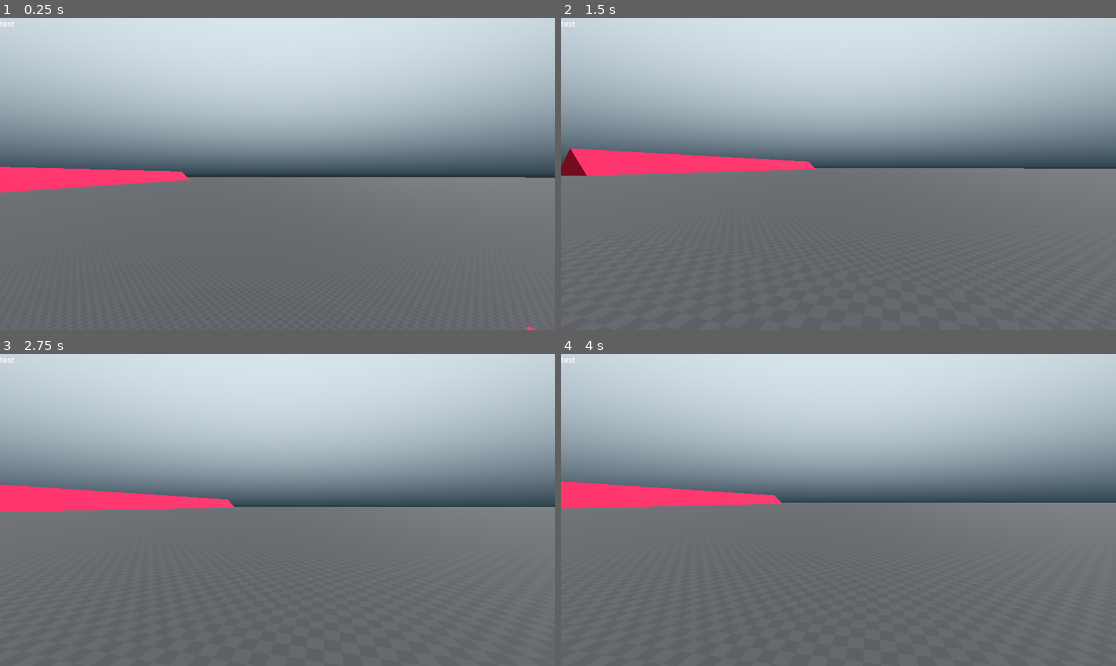
Above: before the commit, frames 1-4 (two rows, left to right).
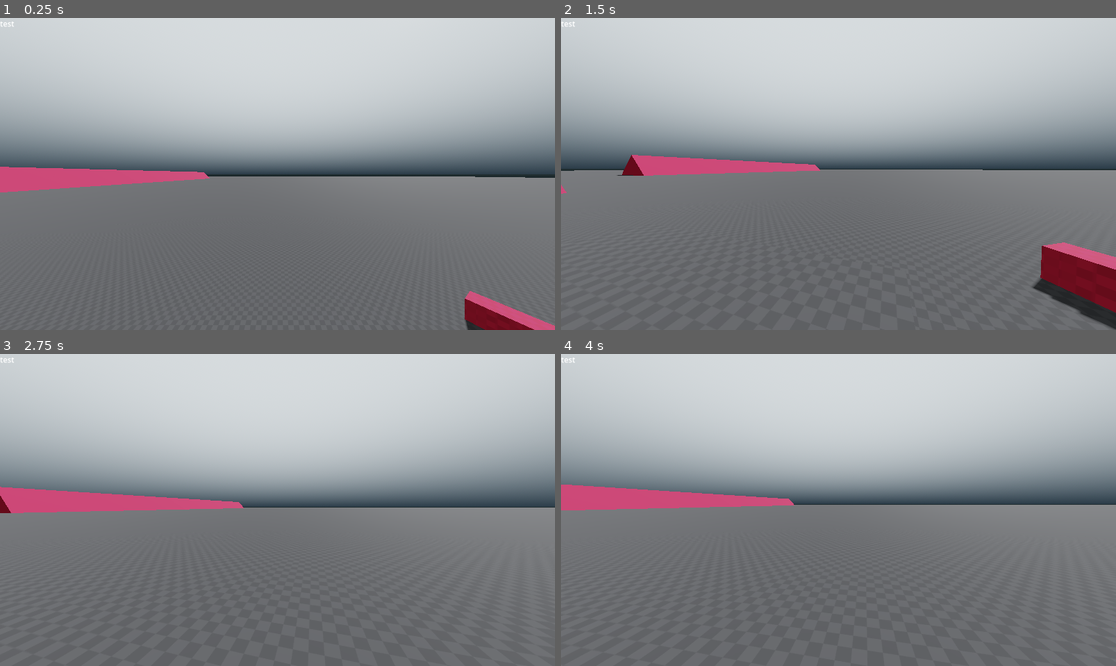
Above: after the commit, the same moments.

Repository: kyecedar/overpowering
Game: Godot game, scene res://scenes/World.tscn
Same seed, same stepped clock (60 frames per second), same inputs: the game is played once before the commit and once after it.
Inputs (mouse positions are in pixels of both pictures, inside the frame that each line leads up to):
- Up to frame 1 (0.25 s): no input
- Up to frame 2 (1.5 s): move the mouse to (960, 158) at 0.52 s; hold D (move_right) 0.53-1.28 s; tap Alt (move_crouch) at 0.6 s; click (960, 158) at 0.67 s; tap Space (move_jump) at 0.77 s; move the mouse to (810, 174) at 1.27 s; hold W (move_forward) from 1.28 s (still down); tap Shift (move_sprint) at 1.35 s
- Up to frame 3 (2.75 s): keep holding W (move_forward); tap Space (move_jump) at 1.52 s; move the mouse to (288, 503) at 2.02 s; tap Alt (move_crouch) at 2.1 s
- Up to frame 4 (4 s): keep holding W (move_forward); move the mouse to (832, 516) at 2.77 s; tap Shift (move_sprint) at 2.85 s; tap Space (move_jump) at 3.02, 3.77 s; move the mouse to (877, 513) at 3.52 s; tap Alt (move_crouch) at 3.6 s

The runs differ from the first frame. In frame 1, 6.4% of the frame differs, in the area x 0-100%, y 33-100%; in frame 2, 12%, in the area x 0-100%, y 30-100%; in frame 3, 7.5%; in frame 4, 9.4%.

Commit message:
fixed crouch clipping. added mega jump.

Diff:
--- a/project/default_env.tres
+++ b/project/default_env.tres
@@ -12,3 +12,14 @@
 [resource]
 background_mode = 2
 sky = SubResource("Sky_ek8yn")
+tonemap_mode = 2
+tonemap_exposure = 0.81
+tonemap_white = 1.03
+sdfgi_energy = 0.7
+volumetric_fog_enabled = true
+volumetric_fog_density = 0.02
+volumetric_fog_length = 500.0
+adjustment_enabled = true
+adjustment_brightness = 0.91
+adjustment_contrast = 1.11
+adjustment_saturation = 0.66
--- a/project/project.godot
+++ b/project/project.godot
@@ -56,6 +56,7 @@
 "events": [Object(InputEventKey,"resource_local_to_scene":false,"resource_name":"","device":-1,"window_id":0,"alt_press …(182 unchanged characters)…
 , Object(InputEventJoypadButton,"resource_local_to_scene":false,"resource_name":"","device":-1,"button_index":9,"pressure":0.0,"pressed":false,"script":null)
 , Object(InputEventMouseButton,"resource_local_to_scene":false,"resource_name":"","device":-1,"window_id":0,"alt_presse …(234 unchanged characters)…
+, Object(InputEventMouseButton,"resource_local_to_scene":false,"resource_name":"","device":-1,"window_id":0,"alt_pressed":false,"shift_pressed":false,"ctrl_pressed":false,"meta_pressed":false,"button_mask":8,"position":Vector2(235, 15),"global_position":Vector2(239, 58),"factor":1.0,"button_index":4,"pressed":true,"double_click":false,"script":null)
 ]
 }
 weapon_reload={
--- a/project/scenes/Player.tscn
+++ b/project/scenes/Player.tscn
@@ -1,11 +1,10 @@
-[gd_scene load_steps=5 format=3 uid="uid://hsa3asvkbe7t"]
+[gd_scene load_steps=4 format=3 uid="uid://hsa3asvkbe7t"]
 
 [ext_resource type="Script" path="res://scripts/player/player.gd" id="1_4tdso"]
-[ext_resource type="Environment" uid="uid://cacjnp37pwhc7" path="res://default_env.tres" id="2_5tc1w"]
 
 [sub_resource type="CapsuleShape3D" id="CapsuleShape3D_4lga4"]
 radius = 0.479
-height = 2.261
+height = 2.74
 
 [sub_resource type="CapsuleMesh" id="CapsuleMesh_s1c7i"]
 radius = 0.479
@@ -19,8 +18,8 @@
 transform = Transform3D(1, 0, 0, 0, 1, 0, 0, 0, 1, 0, 2.34622, 0)
 
 [node name="Camera" type="Camera3D" parent="Head"]
-environment = ExtResource("2_5tc1w")
 current = true
+fov = 90.0
 near = 0.01
 
 [node name="Collision" type="CollisionShape3D" parent="."]
@@ -31,10 +30,24 @@
 transform = Transform3D(1, 0, 0, 0, 1, 0, 0, 0, 1, 0, 1.37, 0)
 mesh = SubResource("CapsuleMesh_s1c7i")
 
-[node name="shadow" type="SpotLight3D" parent="."]
+[node name="LeadingBonkRay" type="RayCast3D" parent="."]
+transform = Transform3D(1, 0, 0, 0, 1, 0, 0, 0, 1, 0, 2.64, 0)
+target_position = Vector3(0, 0.1, 0)
+hit_from_inside = true
+
+[node name="BonkRay" type="RayCast3D" parent="."]
+transform = Transform3D(1, 0, 0, 0, 1, 0, 0, 0, 1, 0, 2.64, 0)
+target_position = Vector3(0, 0.1, 0)
+hit_from_inside = true
+
+[node name="Shadow" type="SpotLight3D" parent="."]
 transform = Transform3D(1, 0, 0, 0, -4.37114e-08, 1, 0, -1, -4.37114e-08, 0, 2, 0)
-light_energy = 0.4
+light_color = Color(0.701961, 0.670588, 0.454902, 1)
+light_indirect_energy = 0.0
+light_volumetric_fog_energy = 0.0
 light_negative = true
+light_specular = 0.0
+spot_range = 7.0
 spot_attenuation = 0.164939
-spot_angle = 14.1382
+spot_angle = 4.54415
 spot_angle_attenuation = 0.0853776
--- a/project/scenes/World.tscn
+++ b/project/scenes/World.tscn
@@ -1,8 +1,9 @@
-[gd_scene load_steps=8 format=3 uid="uid://2ilp7gumxx26"]
+[gd_scene load_steps=9 format=3 uid="uid://2ilp7gumxx26"]
 
 [ext_resource type="PackedScene" uid="uid://hsa3asvkbe7t" path="res://scenes/Player.tscn" id="1_81x0t"]
 [ext_resource type="Texture2D" uid="uid://c4njtli6rnloe" path="res://assets/placeholders/kenny_grid_textures/Dark/texture_08.png" id="1_snswi"]
 [ext_resource type="Texture2D" uid="uid://c74l1k6jsl2d2" path="res://assets/placeholders/kenny_grid_textures/Red/texture_09.png" id="2_yc3su"]
+[ext_resource type="Environment" uid="uid://cacjnp37pwhc7" path="res://default_env.tres" id="4_urtdy"]
 
 [sub_resource type="StandardMaterial3D" id="StandardMaterial3D_gojkx"]
 albedo_texture = ExtResource("1_snswi")
@@ -63,7 +64,7 @@
 material_override = SubResource("StandardMaterial3D_2j6gi")
 use_collision = true
 collision_layer = 7
-collision_mask = 0
+collision_mask = 7
 
 [node name="CSGPolygon3D" type="CSGPolygon3D" parent="CSGCombiner3D"]
 transform = Transform3D(-1, 0, -8.74228e-08, 0, 1, 0, 8.74228e-08, 0, -1, 2, 0, 5)
@@ -118,6 +119,10 @@
 transform = Transform3D(1, 0, 2.08616e-07, 0, 1, 0, -2.08616e-07, 0, 1, 9, 8.5, 17.5)
 size = Vector3(10, 1, 5)
 
+[node name="CSGBox3D6" type="CSGBox3D" parent="CSGCombiner3D"]
+transform = Transform3D(1, 0, 2.08616e-07, 0, 1, 0, -2.08616e-07, 0, 1, 13.5, 4, 17.5)
+size = Vector3(1, 8, 5)
+
 [node name="CSGBox3D4" type="CSGBox3D" parent="CSGCombiner3D"]
 transform = Transform3D(1, 0, 2.08616e-07, 0, 1, 0, -2.08616e-07, 0, 1, 8, 5.5, 15)
 size = Vector3(10, 1, 10)
@@ -133,3 +138,6 @@
 [node name="DirectionalLight3D" type="DirectionalLight3D" parent="."]
 transform = Transform3D(-0.707107, -0.5, 0.5, 0, 0.707107, 0.707107, -0.707107, 0.5, -0.5, 0, 5, 0)
 shadow_enabled = true
+
+[node name="WorldEnvironment" type="WorldEnvironment" parent="."]
+environment = ExtResource("4_urtdy")
--- a/project/scripts/player/player.gd
+++ b/project/scripts/player/player.gd
@@ -13,37 +13,42 @@
 
 @export var wishspeed       : float =   6.0 # metres per second.
 @export var wishcrouchspeed : float =   3.0
-@export var wishairspeed    : float =   3.0
-@export var wishslidespeed  : float =   0.1 # control spee while sliding
-@export var fastairspeed    : float =   0.1 # control speed in air when going fast
+@export var wishairspeed    : float =   6.0
+@export var wishslidespeed  : float =   0.05 # control speed while sliding
+@export var fastairspeed    : float =   0.05 # control speed in air when going fast
 @export var accel           : float = 100.0 # or max_speed * 10 = 1/10th of a second.
 @export var frict           : float =   7.0 # higher = less slippy - in quake-based games, usually 1-5.
 @export var max_ramp_angle  : float =  45.0 : set = _set_max_ramp_angle # max angle player can go up at full speed.
-@export var fastspeed       : float =  10.5 # how fast is fast, dictates behaviour like fastairspeed
+@export var fastspeed       : float =   9.5 # how fast is fast, dictates behaviour like fastairspeed
 
 @export var grav         : float = ProjectSettings.get_setting("physics/3d/default_gravity")
 @export var jump_impulse : float = 4.8
 
 @export var sprint_multiplier : float =  1.5
-@export var crouch_speed      : float = 20.0
-@export var stand_height      : float =  2.261 # height while standing.
-@export var crouch_height     : float =  1.2 # height while crouching.
-
-@export var head_crouch_height : float = 1.2
-@export var head_stand_height  : float = 2.346
-
-@export var slidefrict   : float = 1.0
-@export var slidespeed   : float = 6.0
+@export var crouch_speed      : float =  6.0
+@export var stand_height      : float =  2.74 # height while standing.
+@export var crouch_height     : float =  1.24 # height while crouching.
+
+@export var mega_jump_window     : float = 0.45 # window after crouching for a mega jump.
+@export var mega_jump_multiplier : float = 1.8  # jump height multiplied after crouching.
+
+@export var head_crouch_height : float = 0.85
+@export var head_stand_height  : float = 2.35
+
+@export var slidefrict   : float =  1.0
+@export var slidespeed   : float =  5.0
 
 @export var slopesnap    : float =  1.0
 @export var coyote_time  : float =  0.35
-@export var slipspeed    : float = 10.5
+@export var slipspeed    : float = 11.5
 @export var slipspeedmax : float = 16.0
 @export var slipfrict    : float =  1.0
 
 @onready var head      := $Head
 @onready var camera    := $Head/Camera
 @onready var collision := $Collision
+@onready var leadbonk  := $LeadingBonkRay # area where player would stand. used to check collision before uncrouching.
+@onready var bonk      := $BonkRay
 
 var player_control := true
 
@@ -53,24 +58,28 @@
 var wishdir  := Vector3.ZERO
 var next_vel := Vector3.ZERO
 
-var vertical_vel  : float = 0.0
-var current_speed : float = 0.0
-var add_speed     : float = 0.0
-var total_vel     : float = 0.0
-
-var sprinting    := false # is player sprinting?
-var crouching    := false # is player crouching?
-var force_crouch := false # is player forced to crouch? are they in an area where they can't stand up?
-var sliding      := false # is player sliding?
-var wish_jump    := false # is player jump queued? jump key can be held before hitting the ground.
-var coyote_timer := coyote_time
+var vertical_vel        : float = 0.0
+var current_speed       : float = 0.0
+var add_speed           : float = 0.0
+var total_vel           : float = 0.0
+
+var sprinting       := false # is player sprinting?
+var crouching       := false # is player crouching?
+var force_crouch    := false # is player forced to crouch? are they in an area where they can't stand up?
+var sliding         := false # is player sliding?
+var wish_jump       := false # is player jump queued? jump key can be held before hitting the ground.
+var coyote_timer    := coyote_time
+var mega_jump_timer := mega_jump_window
+
+var head_default_position := Vector3.ZERO
+var head_crouch_offset    : float = 0.0
 
 
 
 
 
 func _ready() -> void:
-	pass
+	head_default_position = head.position
 
 
 
@@ -85,13 +94,45 @@
 	# wishdir is our normalized horizontal input.
 	wishdir = Vector3(movedir.x, 0, movedir.y).rotated(Vector3.UP, self.global_transform.basis.get_euler().y).normalized()
 
+	leadbonk.position.y = collision.shape.height
+
+	leadbonk.target_position.y = stand_height - collision.shape.height
+	leadbonk.target_position.x = velocity.x / 2
+	leadbonk.target_position.z = velocity.z / 2
+
+	bonk.position.y = leadbonk.position.y
+	bonk.target_position.y = leadbonk.target_position.y
+
+	leadbonk.rotation.y = -rotation.y # cancelling out player rotation.
+
+	# print(sliding)
+
 	if player_control:
 		queue_jump()
 		handle_sprint()
 		handle_crouch()
 
-	# clamp height.
-	collision.shape.height = clamp(collision.shape.height, crouch_height, stand_height)
+	if mega_jump_timer > 0:
+			mega_jump_timer -= delta
+
+	# crouching.
+	if crouching or force_crouch:
+		if is_on_floor():
+			# reset mega jump timer.
+			mega_jump_timer = mega_jump_window
+
+		# adjust collision shape and position, head position.
+		collision.shape.height = lerp(collision.shape.height, crouch_height, crouch_speed * delta)
+		collision.position.y = collision.shape.height / 2
+		head.position.y = lerp(head.position.y, head_crouch_height, crouch_speed * delta)
+	else:
+		# adjust collision shape and position, head position.
+		if collision.shape.height > stand_height - 0.01: # round up when adequate.
+			collision.shape.height = stand_height
+		else:
+			collision.shape.height = lerp(collision.shape.height, stand_height, crouch_speed * delta)
+		collision.position.y = collision.shape.height / 2
+		head.position.y = lerp(head.position.y, head_stand_height, crouch_speed * delta)
 
 	# movement.
 	if is_on_floor():
@@ -125,11 +166,10 @@
 	if is_on_ceiling():
 		vertical_vel = 0
 
-	# crouching.
-	if crouching:
-		collision.shape.height = lerp(collision.shape.height, crouch_height, crouch_speed * delta)
-	else:
-		collision.shape.height += crouch_speed * delta
+	$Mesh.mesh.height = collision.shape.height
+	$Mesh.position.y  = collision.position.y
+
+	collision.shape.height = clamp(collision.shape.height, crouch_height, stand_height)
 
 	if Input.is_action_just_pressed("ui_cancel"):
 		Input.mouse_mode = Input.MOUSE_MODE_VISIBLE
@@ -137,13 +177,13 @@
 
 func _input(event: InputEvent) -> void:
 	# Camera rotation.
-	if event is InputEventMouseMotion && player_control:
+	if event is InputEventMouseMotion and player_control:
 		if Input.mouse_mode == Input.MOUSE_MODE_CAPTURED:
 			rotate_y(-event.relative.x * look_sens.x)
 			head.rotate_x(-event.relative.y * look_sens.y)
 
 			head.rotation.x = clamp(head.rotation.x, -PI/2, PI/2)
-	elif event is InputEventMouseButton && Input.mouse_mode == Input.MOUSE_MODE_VISIBLE:
+	elif event is InputEventMouseButton and Input.mouse_mode == Input.MOUSE_MODE_VISIBLE:
 		Input.mouse_mode = Input.MOUSE_MODE_CAPTURED
 	pass
 
@@ -167,12 +207,13 @@
 
 		sliding = false
 
-		if min(max(speed - slipspeed, 0), slipspeedmax - slipspeed) / (slipspeedmax - slipspeed) > 0:
-			newfrict = slipfrict
-		elif crouching:
-			if speed >= slidespeed:
+		if crouching:
+			if velocity.length() >= slidespeed:
 				newfrict = slidefrict
 				sliding = true
+
+		elif min(max(speed - slipspeed, 0), slipspeedmax - slipspeed) / (slipspeedmax - slipspeed) > 0:
+			newfrict = slipfrict
 
 		var drop := speed * newfrict * delta # amount of speed to be reduced by friction.
 		scaled_vel = input_vel * max(speed - drop, 0) / speed
@@ -188,7 +229,7 @@
 
 	var speed : float = wishspeed
 
-	if crouching:
+	if crouching or force_crouch:
 		speed = wishslidespeed if sliding else wishcrouchspeed
 	if sprinting:
 		speed *= sprint_multiplier
@@ -217,6 +258,7 @@
 	# first work on horiztonal.
 	next_vel.x = input_vel.x
 	next_vel.z = input_vel.z
+
 	next_vel = accelerate(wishdir, next_vel, accel, airspeed, delta)
 
 	# then vertical.
@@ -238,9 +280,22 @@
 		wish_jump = false
 
 func jump(delta: float) -> void:
+	# zero coyote timer.
 	coyote_timer = 0
-	floor_snap_length = 0 # disable snapping just for the jump.
-	vertical_vel += jump_impulse
+
+	# disable floor snapping just for the jump.
+	floor_snap_length = 0
+
+	var impulse = jump_impulse
+
+	# mega jump and zero its' timer.
+	if !crouching && mega_jump_timer > 0:
+		impulse *= mega_jump_multiplier
+		mega_jump_timer = 0
+
+	# apply impulse.
+	vertical_vel = impulse
+
 	move_air(velocity, delta) # mimic quake's first frame landing.
 	wish_jump = false # player would need to press jump again.
 
@@ -270,6 +325,10 @@
 	elif Input.is_action_just_released("move_crouch"):
 		crouching = false
 
+	var isbonk = (leadbonk.is_colliding() and leadbonk.get_collision_normal().dot(Vector3.DOWN) > 0) or bonk.is_colliding()
+	var notstanding = collision.shape.height < stand_height - 0.2
+
+	force_crouch = isbonk and notstanding
 
 
 
